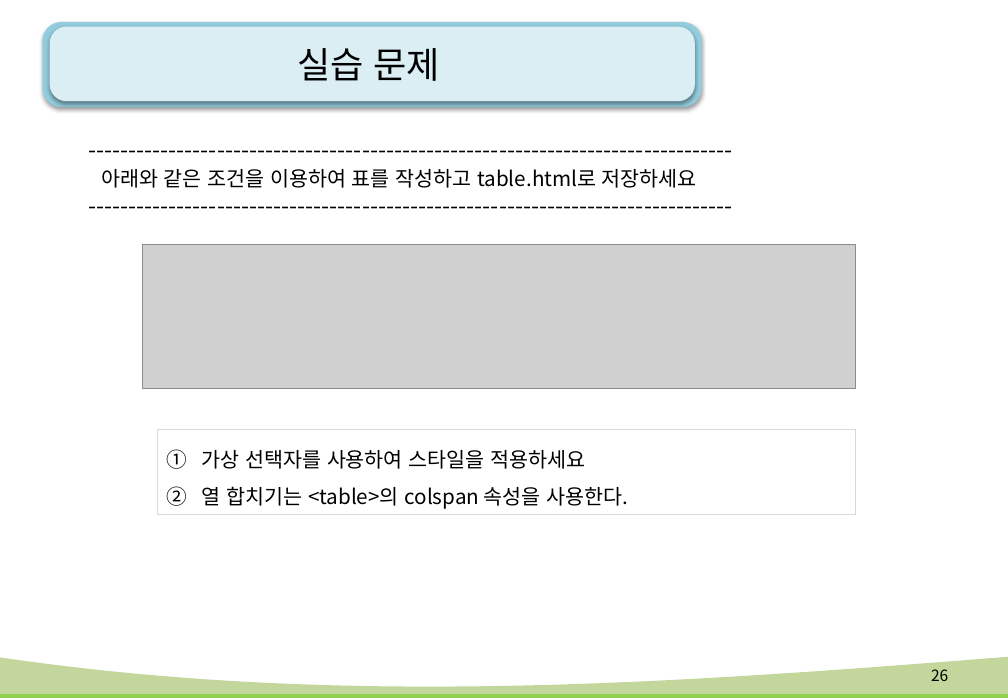
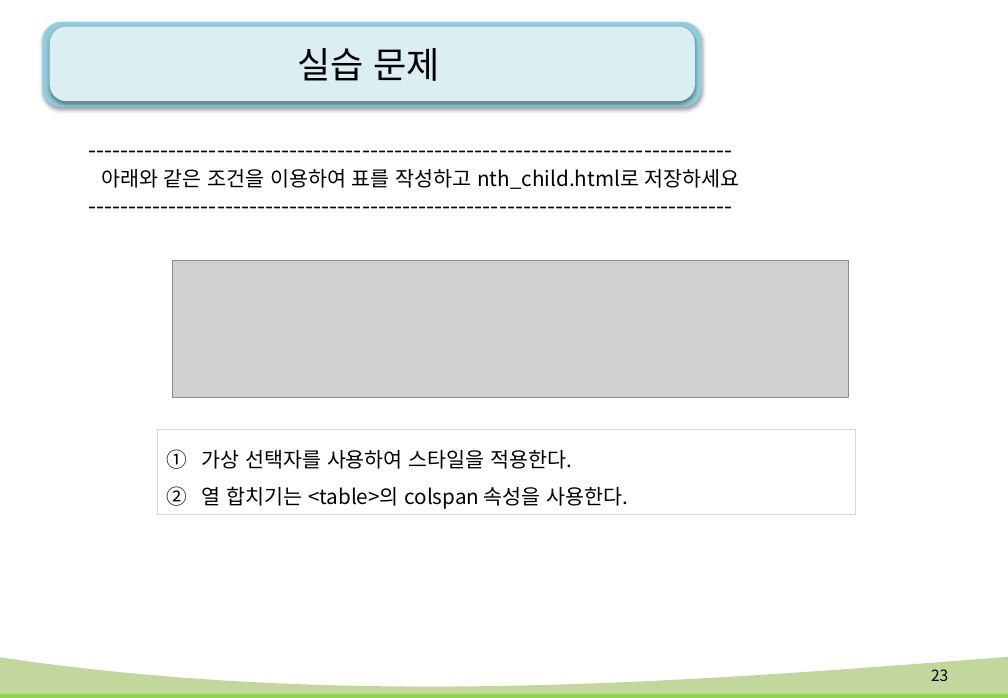
Before and after one commit to kiyongee2/green_project_web, a slide deck: slide 23 of html-css_ppt/9강. css 고급 선택자.pptx (slide 26 before the commit). Drawn at 1008x698 pixels with LibreOffice and Linux fonts; fonts in the diff are those of the drawing; grey boxes stand for pictures; background and template pictures are left out. Boxes give left, top, right and bottom in pixels: in the first picture for what was removed or moved away, otherwise in the second. Text is boxed around its words. In the diff, an @@ line names an element or a change of style, - is before the commit and + after.

```diff
--- a/html-css_ppt/9강. css 고급 선택자.pptx
+++ b/html-css_ppt/9강. css 고급 선택자.pptx
@@ text at (101,169,740,189): text changed @@
-아래와 같은 조건을 이용하여 표를 작성하고 table.html로 저장하세요
+아래와 같은 조건을 이용하여 표를 작성하고 nth_child.html로 저장하세요
@@ picture: place and size @@
-picture at (142,245,856,388)
+picture at (172,260,849,397)
@@ text in rectangle at (202,450,572,469): text changed @@
-1. 가상 선택자를 사용하여 스타일을 적용하세요
+1. 가상 선택자를 사용하여 스타일을 적용한다.
@@ page number at (931,669,948,681): text changed @@
-26
+23
```
Also in this commit, not shown: 16 other slides changed, 3 slides removed, 33 other files.
